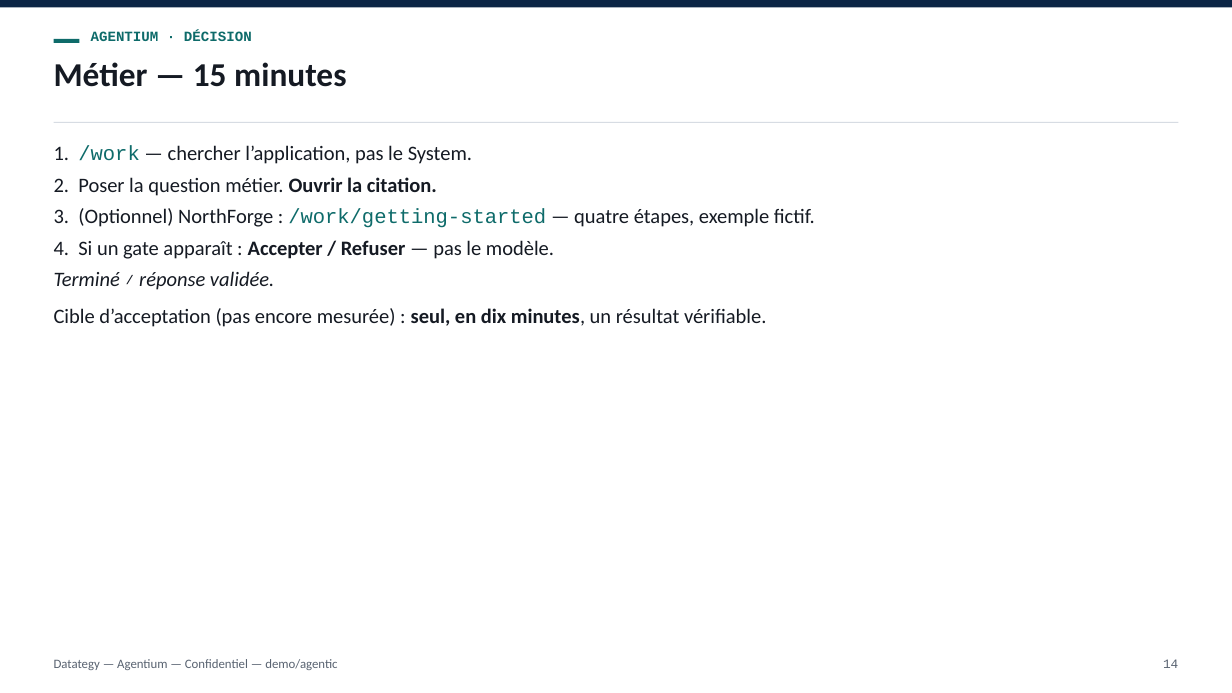
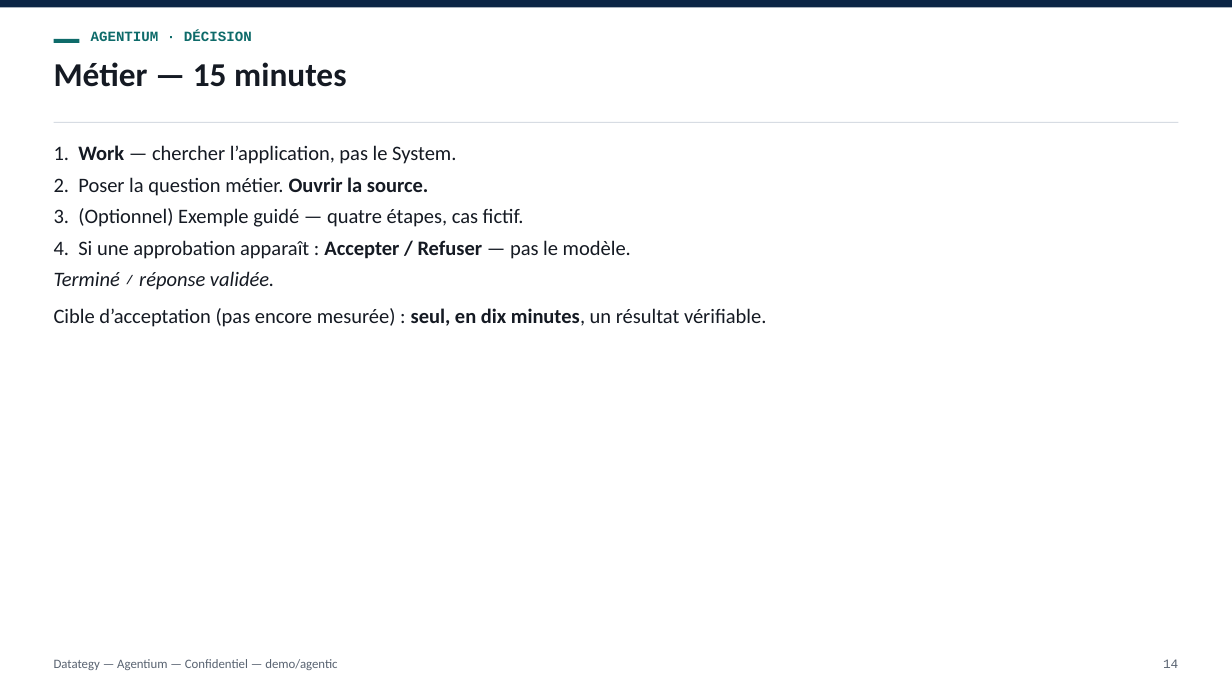
Before and after one commit to tishacian/hyusai, a slide deck: slide 14 of docs/deck-agentium-decision-adoption.fr.pptx. Drawn at 1232x693 pixels with LibreOffice and Linux fonts; fonts in the diff are those of the drawing. Boxes give left, top, right and bottom in pixels: in the first picture for what was removed or moved away, otherwise in the second. Text is boxed around its words. In the diff, an @@ line names an element or a change of style, - is before the commit and + after.

```diff
--- a/docs/deck-agentium-decision-adoption.fr.pptx
+++ b/docs/deck-agentium-decision-adoption.fr.pptx
@@ text at box(54, 145, 456, 164): text changed @@
-1. /work — chercher l’application, pas le System.
+1. Work — chercher l’application, pas le System.
@@ text at box(54, 177, 428, 196): text changed @@
-2. Poser la question métier. Ouvrir la citation.
+2. Poser la question métier. Ouvrir la source.
@@ text at box(54, 208, 524, 227): text changed @@
-3. (Optionnel) NorthForge : /work/getting-started — quatre étapes, exemple fictif.
+3. (Optionnel) Exemple guidé — quatre étapes, cas fictif.
@@ text at box(54, 240, 631, 259): text changed @@
-4. Si un gate apparaît : Accepter / Refuser — pas le modèle.
+4. Si une approbation apparaît : Accepter / Refuser — pas le modèle.
```
Also in this commit, not shown: 12 other slides changed, 16 other files.
